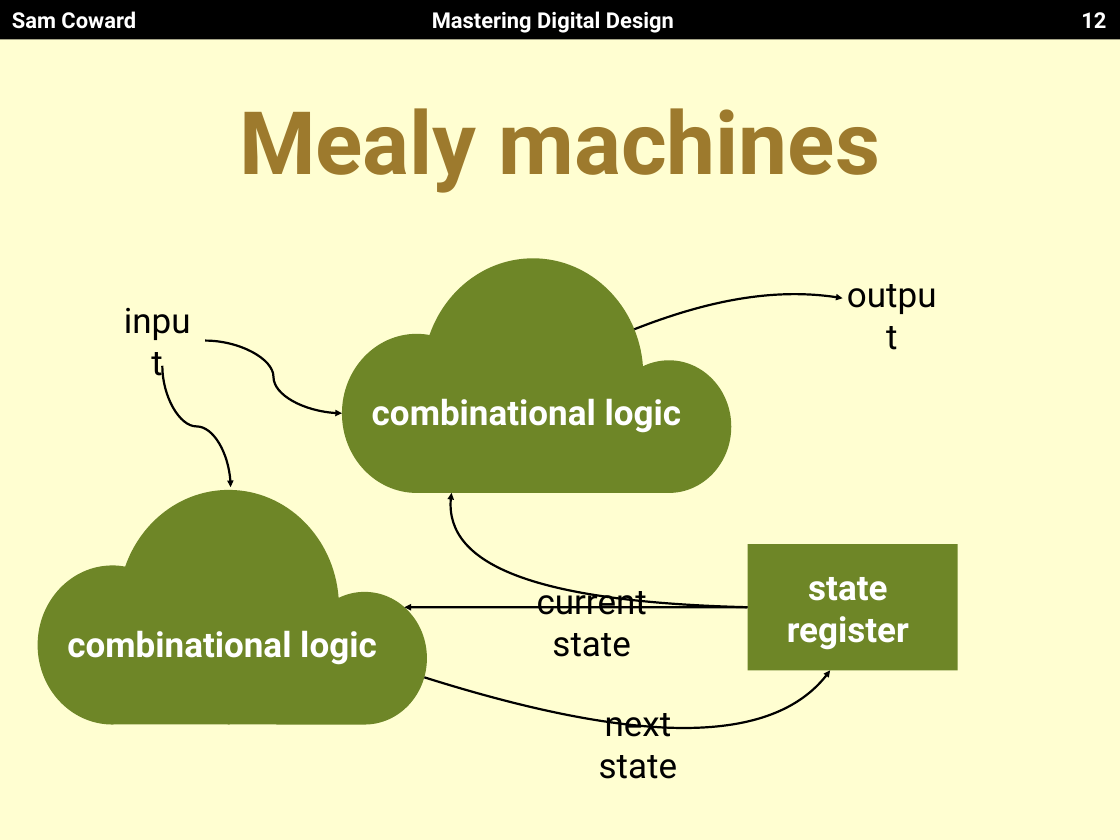
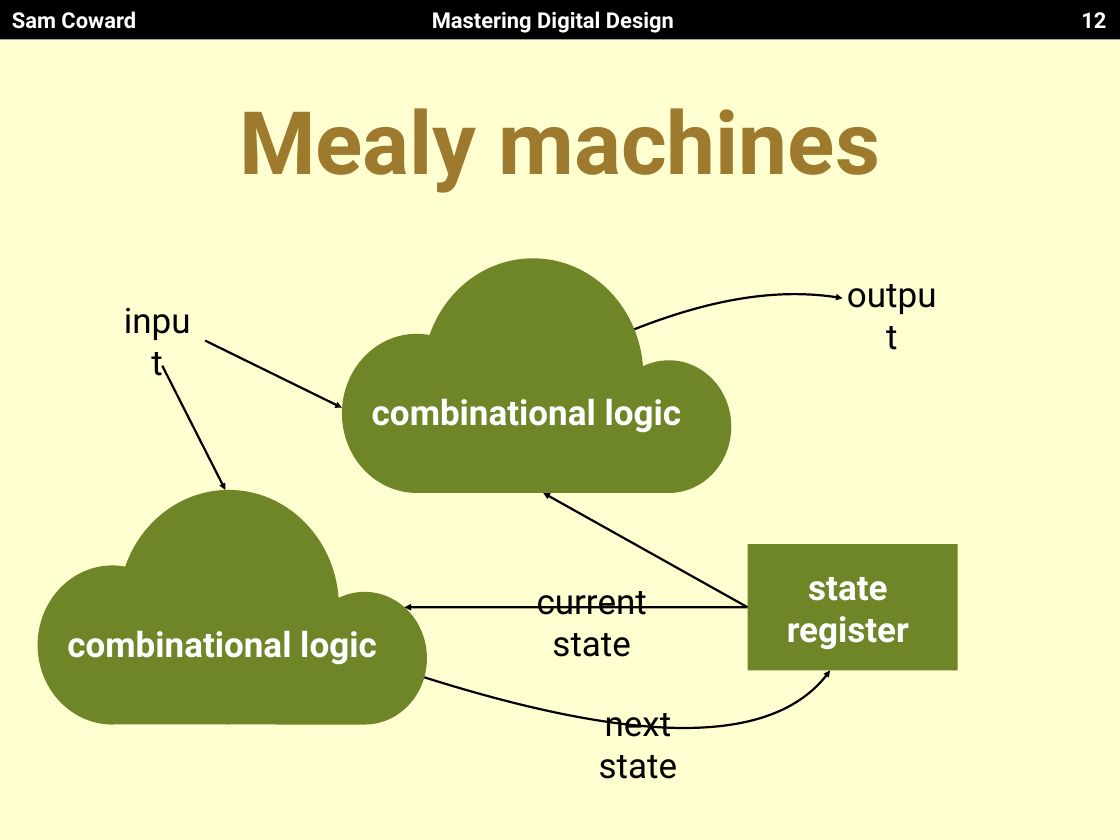
Before and after one commit to Mastering-Digital-Design/Lab-Module, a slide deck: slide 12 of lectures/lecture3.pptx. Drawn at 1120x840 pixels with LibreOffice and Linux fonts; fonts in the diff are those of the drawing. Boxes give left, top, right and bottom in pixels: in the first picture for what was removed or moved away, otherwise in the second. Text is boxed around its words. In the diff, an @@ line names an element or a change of style, - is before the commit and + after.

```diff
--- a/lectures/lecture3.pptx
+++ b/lectures/lecture3.pptx
@@ curved arrow moved from (206, 340) - (342, 414) to (206, 340) - (342, 408) @@
@@ curved arrow (206, 340) - (342, 408): curved arrow to arrow @@
@@ curved arrow moved from (162, 365) - (231, 488) to (162, 365) - (225, 490) @@
@@ curved arrow (162, 365) - (225, 490): curved arrow to arrow @@
@@ freeform shape removed at box(451, 493, 747, 607) @@
@@ arrow added from (747, 607) to (543, 493), #000000 2 pt @@
```
Also in this commit, not shown: 8 other slides changed, 1 slide added, 1 slide removed.
